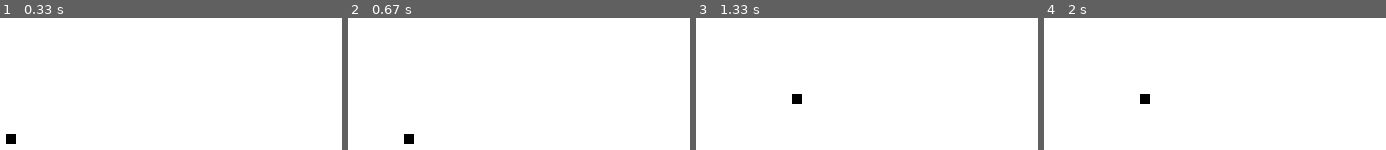
Above: before the commit, frames 1-4 (left to right).
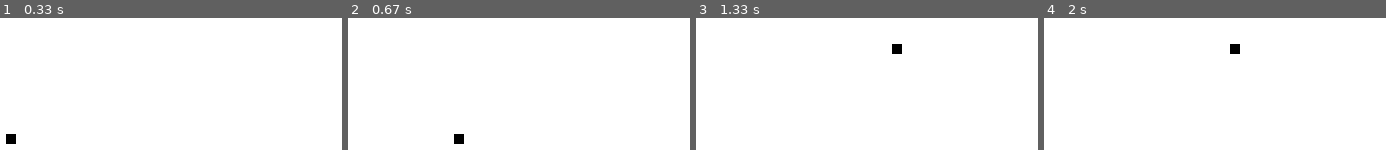
Above: after the commit, the same moments.

Repository: rishikksh20/PyGame
Game: pygame game, started from src/pygame2.py
The game is run twice, just before and just after one commit, with the same random seed, the same clock (stepped at 60 frames per second) and the same inputs.
Inputs:
- Up to frame 1 (0.33 s): no input
- Up to frame 2 (0.67 s): hold Right from 0.33 s (still down)
- Up to frame 3 (1.33 s): release Right at 0.8 s; hold Up 0.83-1.13 s; hold Right from 1.17 s (still down)
- Up to frame 4 (2 s): release Right at 1.63 s; hold Left from 1.67 s (still down)

Frame 1 is identical in both runs. In frame 2, 0.4% of the frame differs, in the area x 16-34%, y 87-96%; in frame 3, 0.4%; in frame 4, 0.4%.

Commit message:
Adding Display Text

Diff:
--- a/src/pygame2.py
+++ b/src/pygame2.py
@@ -1,4 +1,7 @@
 import pygame
+import time
+
+
 pygame.init()
 #Pygame understand the rgd value so we need to update color variables
 white=(255,255,255)
@@ -18,6 +21,17 @@
 clock=pygame.time.Clock()
 gameExit= False
 block_size=10
+FPS=30
+
+#Defining the font which I use
+font= pygame.font.SysFont(None,25)
+
+# Adding messages to the screen
+def message_to_screen(msg,color):
+    screen_text=font.render(msg,True,color)
+    gameDisplay.blit(screen_text,[display_width/2,display_height/2])
+
+# Main Game Loop
 while not gameExit:
     for event in pygame.event.get():
         print(event)
@@ -60,6 +74,10 @@
     pygame.draw.rect(gameDisplay,black,[lead_x,lead_y,10,10])
 
     pygame.display.update()
-    clock.tick(15) # 15 fps speed
+    clock.tick(FPS) # 30 fps speed
+
+message_to_screen("Game Over",red)
+pygame.display.update()
+time.sleep(2)
 pygame.quit()
 quit()
